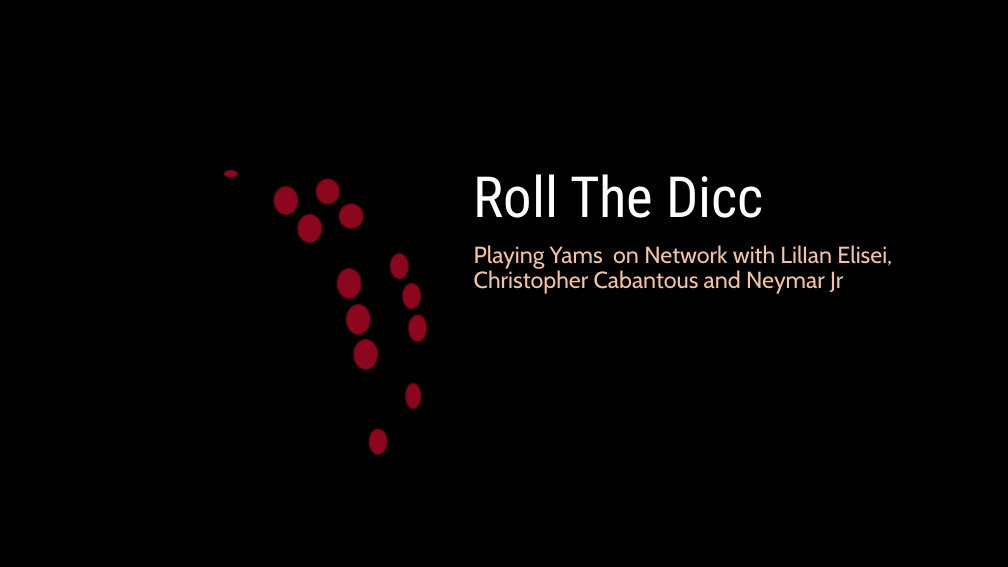
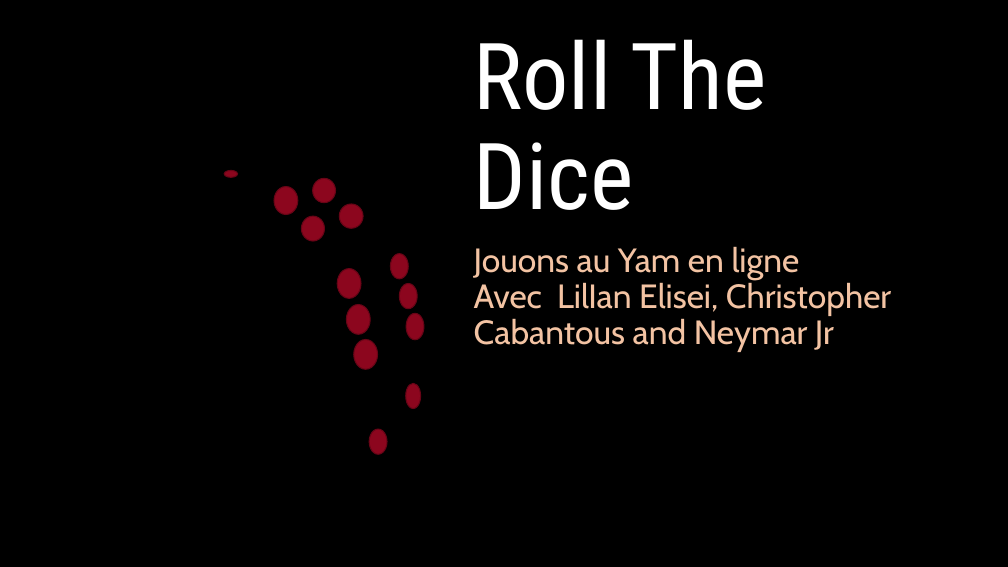
Before and after one commit to CCB-ISENP16/RollTheDice, a slide deck: slide 1 of docs/presentation_sex.pptx. Drawn at 1008x567 pixels with LibreOffice and Linux fonts; fonts in the diff are those of the drawing; background and template pictures are left out. Boxes give left, top, right and bottom in pixels: in the first picture for what was removed or moved away, otherwise in the second. Text is boxed around its words. In the diff, an @@ line names an element or a change of style, - is before the commit and + after.

```diff
--- a/docs/presentation_sex.pptx
+++ b/docs/presentation_sex.pptx
@@ title at (474,39,767,210): text changed; size 54 to 88 pt @@
-Roll The Dicc
+Roll The Dice
@@ ellipse: place and size @@
-ellipse at (298,215,321,243)
+ellipse at (313,178,336,203)
@@ ellipse: place and size @@
-ellipse at (316,179,340,204)
+ellipse at (302,216,325,241)
@@ subtitle at (474,246,891,352): text changed; size 22.2 to 32 pt @@
-Playing Yams on Network with LilIan Elisei, Christopher Cabantous and Neymar Jr
+Jouons au Yam en ligne
+Avec LilIan Elisei, Christopher Cabantous and Neymar Jr
@@ ellipse: place and size @@
-ellipse at (403,284,421,309)
+ellipse at (399,284,417,309)
```
Also in this commit, not shown: 7 other slides changed, 1 slide added, 1 slide removed.
